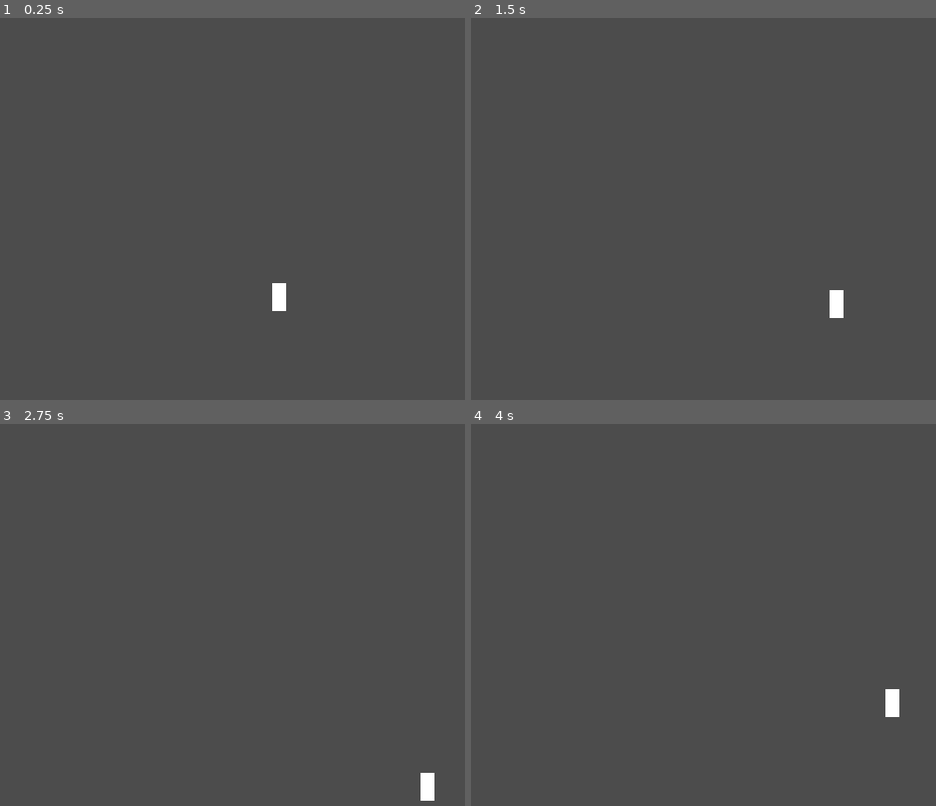
Above: before the commit, frames 1-4 (two rows, left to right).
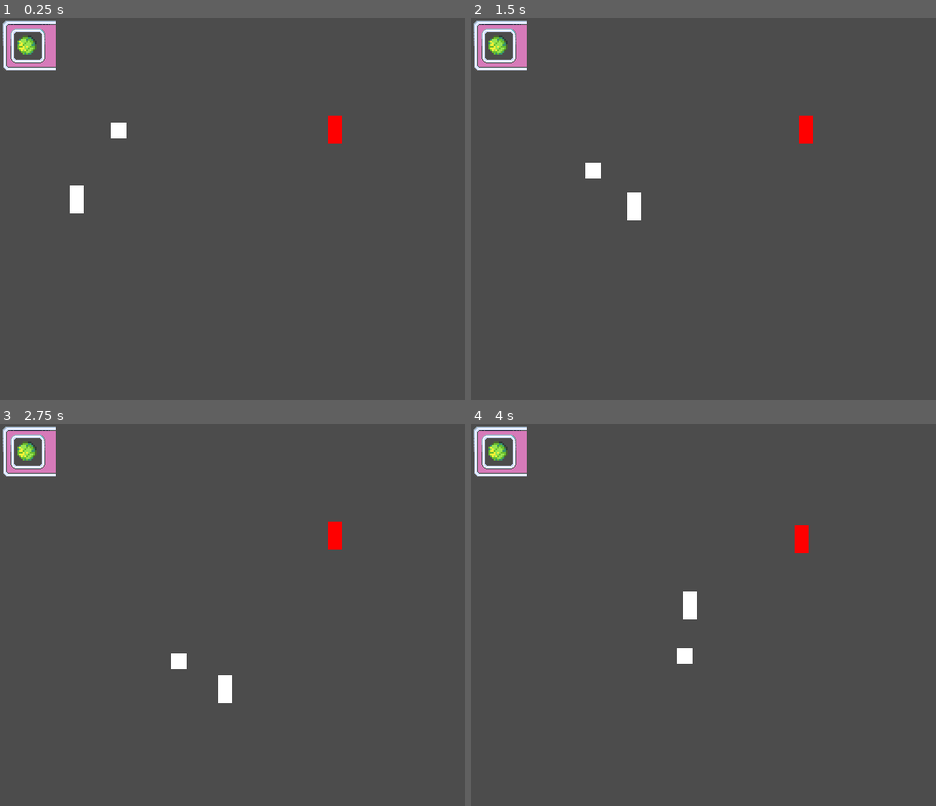
Above: after the commit, the same moments.

Repository: nullportal/dog-and-ball
Game: Godot game, scene res://Game.tscn
Same seed, same stepped clock (60 frames per second), same inputs: the game is played once before the commit and once after it.
Inputs:
- Up to frame 1 (0.25 s): no input
- Up to frame 2 (1.5 s): hold Right (ui_right) 0.53-1.28 s; hold Down (ui_down) from 1.28 s (still down)
- Up to frame 3 (2.75 s): release Down (ui_down) at 2.03 s; hold Right (ui_right) from 2.03 s (still down)
- Up to frame 4 (4 s): release Right (ui_right) at 2.78 s; hold Up (ui_up) 2.78-3.53 s; hold Left (ui_left) from 3.53 s (still down)

The runs differ from the first frame. In frame 1, 1.9% of the frame differs, in the area x 0-74%, y 0-77%; in frame 2, 1.9%; in frame 3, 1.9%; in frame 4, 1.9%.

Commit message:
[CHURN]

Diff:
--- /dev/null
+++ b/AggroArea.tscn
@@ -0,0 +1,10 @@
+[gd_scene load_steps=2 format=2]
+
+[sub_resource type="CircleShape2D" id=2]
+radius = 128.0
+
+[node name="AggroArea" type="Area2D"]
+
+[node name="CollisionShape2D" type="CollisionShape2D" parent="."]
+self_modulate = Color( 1, 0, 0, 0.301961 )
+shape = SubResource( 2 )
--- a/Ball.gd
+++ b/Ball.gd
@@ -12,8 +12,6 @@
 
 enum {
 	THROWN,
-	RISING,  # TODO
-	FALLING, # TODO
 	ROLLING,
 	IDLE,
 }
@@ -21,15 +19,16 @@
 var start_position = Vector2.ZERO
 var velocity = Vector2.ZERO
 var state = IDLE
-var pickupable = null
+var pickupable = false
 var can_pick_up = ['Player', 'Dog']
+var bounces = 0
 
 func _physics_process(delta):
-	if velocity == Vector2.ZERO:
+	if velocity <= Vector2.ZERO:
 		state = IDLE
 	match state:
 		IDLE:
-			pass
+			pickupable = true
 		ROLLING:
 			rolling(delta)
 		THROWN:
@@ -37,7 +36,11 @@
 
 	var collision = move_and_collide(velocity)
 	if collision:
-		assert(false, 'Ball collided with something! (TODO: Handle)')
+		bounce(collision)
+
+func bounce(collision):
+	state = ROLLING
+	velocity = velocity.bounce(collision.normal)
 
 func rolling(delta):
 	pickupable = true
--- a/Ball.tscn
+++ b/Ball.tscn
@@ -1,13 +1,18 @@
-[gd_scene load_steps=4 format=2]
+[gd_scene load_steps=6 format=2]
 
 [ext_resource path="res://Ball.gd" type="Script" id=1]
+[ext_resource path="res://tennis-ball.png" type="Texture" id=2]
 
 [sub_resource type="CircleShape2D" id=1]
 
 [sub_resource type="CircleShape2D" id=2]
 radius = 2.79154
 
+[sub_resource type="CircleShape2D" id=3]
+radius = 1.82828
+
 [node name="Ball" type="KinematicBody2D"]
+collision_layer = 2
 script = ExtResource( 1 )
 __meta__ = {
 "_edit_group_": true
@@ -25,12 +30,10 @@
 [node name="CollisionShape2D" type="CollisionShape2D" parent="Hitbox"]
 shape = SubResource( 2 )
 
-[node name="ColorRect" type="ColorRect" parent="."]
-margin_left = -2.0
-margin_top = -2.0
-margin_right = 2.0
-margin_bottom = 2.0
-__meta__ = {
-"_edit_use_anchors_": false
-}
+[node name="tennis-ball" type="Sprite" parent="."]
+position = Vector2( 0.468885, 0.0790396 )
+texture = ExtResource( 2 )
+
+[node name="CollisionShape2D" type="CollisionShape2D" parent="."]
+shape = SubResource( 3 )
 [connection signal="area_entered" from="PickupableArea" to="." method="_on_PickupArea_area_entered"]
--- a/Dog.gd
+++ b/Dog.gd
@@ -15,11 +15,13 @@
 var velocity = Vector2.ZERO
 
 onready var player = get_node('/root/Game/World/Player')
+onready var noticeArea = $NoticeArea
 onready var pickupArea = $PickupArea
+onready var aggroArea = $AggroArea
 
 var follow_distances = {
 	'Player': 64,
-	'Ball': 8
+	'Ball': 4
 }
 
 func _physics_process(_delta):
@@ -31,7 +33,11 @@
 
 func find_focus():
 	var nodes = get_node('/root/Game/World').get_children()
+	var noticed = noticeArea.get_overlapping_bodies()
+
 	for node in nodes:
+		if !node in noticed:
+			continue
 		if node.name == 'Ball':
 			return node
 		if node.name == 'Player':
@@ -57,6 +63,7 @@
 
 func give(item_name):
 	emit_signal('GIVE_UP', item_name)
+	self.holding_ball = false
 
 func retrieve(item):
 	print(self.name, ' is trying to retrieve ', item)
--- a/Dog.tscn
+++ b/Dog.tscn
@@ -1,14 +1,34 @@
-[gd_scene load_steps=4 format=2]
+[gd_scene load_steps=6 format=2]
 
 [ext_resource path="res://Dog.gd" type="Script" id=1]
 [ext_resource path="res://PickupArea.tscn" type="PackedScene" id=2]
+[ext_resource path="res://AggroArea.tscn" type="PackedScene" id=3]
+[ext_resource path="res://NoticeArea.tscn" type="PackedScene" id=4]
 
-[sub_resource type="RectangleShape2D" id=1]
+[sub_resource type="CapsuleShape2D" id=1]
+radius = 8.209
+height = 0.599792
 
 [node name="Dog" type="KinematicBody2D"]
+collision_mask = 2147483649
 script = ExtResource( 1 )
 
 [node name="CollisionShape2D" type="CollisionShape2D" parent="."]
 shape = SubResource( 1 )
 
+[node name="NoticeArea" parent="." instance=ExtResource( 4 )]
+
 [node name="PickupArea" parent="." instance=ExtResource( 2 )]
+
+[node name="AggroArea" parent="." instance=ExtResource( 3 )]
+visible = false
+scale = Vector2( 0.75, 0.75 )
+
+[node name="ColorRect" type="ColorRect" parent="."]
+margin_left = -9.0
+margin_top = -9.0
+margin_right = 9.0
+margin_bottom = 9.0
+__meta__ = {
+"_edit_use_anchors_": false
+}
--- a/Game.tscn
+++ b/Game.tscn
@@ -1,20 +1,29 @@
-[gd_scene load_steps=5 format=2]
+[gd_scene load_steps=7 format=2]
 
 [ext_resource path="res://Player.tscn" type="PackedScene" id=1]
 [ext_resource path="res://Dog.tscn" type="PackedScene" id=2]
 [ext_resource path="res://World.gd" type="Script" id=3]
 [ext_resource path="res://Game.gd" type="Script" id=4]
+[ext_resource path="res://Zombie.tscn" type="PackedScene" id=5]
+[ext_resource path="res://UI.tscn" type="PackedScene" id=6]
 
 [node name="Game" type="Node"]
 script = ExtResource( 4 )
+
+[node name="UI" parent="." instance=ExtResource( 6 )]
 
 [node name="World" type="Node" parent="."]
 script = ExtResource( 3 )
 
 [node name="Player" parent="World" instance=ExtResource( 1 )]
-position = Vector2( 320, 320 )
+position = Vector2( 88, 208 )
 
 [node name="Dog" parent="World" instance=ExtResource( 2 )]
-position = Vector2( 384, 216 )
+position = Vector2( 152, 104 )
+
+[node name="Zombies" type="YSort" parent="World"]
+
+[node name="Zombie" parent="World/Zombies" instance=ExtResource( 5 )]
+position = Vector2( 384, 128 )
 
 [editable path="World/Player"]
--- /dev/null
+++ b/NoticeArea.tscn
@@ -0,0 +1,10 @@
+[gd_scene load_steps=2 format=2]
+
+[sub_resource type="CircleShape2D" id=2]
+radius = 215.178
+
+[node name="NoticeArea" type="Area2D"]
+
+[node name="CollisionShape2D2" type="CollisionShape2D" parent="."]
+self_modulate = Color( 0.909804, 0.988235, 0, 0.14902 )
+shape = SubResource( 2 )
--- a/Player.tscn
+++ b/Player.tscn
@@ -8,6 +8,7 @@
 height = 12.0
 
 [node name="Player" type="KinematicBody2D"]
+collision_layer = 2
 script = ExtResource( 1 )
 
 [node name="CollisionShape2D" type="CollisionShape2D" parent="."]
@@ -25,6 +26,7 @@
 }
 
 [node name="PickupArea" parent="." instance=ExtResource( 3 )]
+scale = Vector2( 1.15, 1.15 )
 
 [node name="CollisionShape2D" parent="PickupArea" index="0"]
 scale = Vector2( 1.5, 1.5 )
--- /dev/null
+++ b/PlayerUI.tscn
@@ -0,0 +1,21 @@
+[gd_scene load_steps=3 format=2]
+
+[ext_resource path="res://tennis-ball.png" type="Texture" id=1]
+[ext_resource path="res://player-ui.png" type="Texture" id=2]
+
+[node name="PlayerUI" type="Control"]
+anchor_right = 1.0
+anchor_bottom = 1.0
+margin_bottom = -416.0
+__meta__ = {
+"_edit_use_anchors_": false
+}
+
+[node name="player-ui" type="Sprite" parent="."]
+position = Vector2( 32, 32 )
+texture = ExtResource( 2 )
+
+[node name="tennis-ball" type="Sprite" parent="."]
+position = Vector2( 32, 32 )
+scale = Vector2( 2, 2 )
+texture = ExtResource( 1 )
--- /dev/null
+++ b/UI.tscn
@@ -0,0 +1,13 @@
+[gd_scene load_steps=2 format=2]
+
+[ext_resource path="res://PlayerUI.tscn" type="PackedScene" id=1]
+
+[node name="UI" type="Control"]
+anchor_right = 1.0
+anchor_bottom = 1.0
+__meta__ = {
+"_edit_lock_": true,
+"_edit_use_anchors_": false
+}
+
+[node name="PlayerUI" parent="." instance=ExtResource( 1 )]
--- /dev/null
+++ b/Zombie.gd
@@ -0,0 +1,47 @@
+extends KinematicBody2D
+
+export var MAX_SPEED = 16
+
+enum {
+	FOLLOW,
+	WANDER,
+	IDLE,
+}
+
+var focus = null
+var state = FOLLOW
+var velocity = Vector2.ZERO
+
+onready var aggroArea = $AggroArea
+
+var follow_distances = {
+	'Player': 8,
+	'Dog': 8,
+}
+
+func _physics_process(_delta):
+	self.focus = self.find_focus()
+
+	match state:
+		FOLLOW:
+			follow(self.focus)
+
+func find_focus():
+	#var nodes = get_node('/root/Game/World').get_children()
+	var nodes = aggroArea.get_overlapping_bodies()
+	for node in nodes:
+		if node.name == 'Player':
+			return node
+		if node.name == 'Dog':
+			return node
+	return self.focus
+
+func follow(target):
+	if target && state == FOLLOW:
+		var follow_distance = self.follow_distances[target.name]
+		var distance_to_target = self.position.distance_to(target.position)
+		if distance_to_target <= follow_distance:
+			return
+
+		velocity = position.direction_to(target.position) * MAX_SPEED
+		velocity = move_and_slide(velocity)
--- /dev/null
+++ b/Zombie.tscn
@@ -0,0 +1,35 @@
+[gd_scene load_steps=5 format=2]
+
+[ext_resource path="res://Zombie.gd" type="Script" id=1]
+[ext_resource path="res://AggroArea.tscn" type="PackedScene" id=2]
+
+[sub_resource type="CapsuleShape2D" id=1]
+radius = 8.0
+height = 12.0
+
+[sub_resource type="CircleShape2D" id=2]
+radius = 24.0
+
+[node name="Zombie" type="KinematicBody2D"]
+script = ExtResource( 1 )
+
+[node name="CollisionShape2D" type="CollisionShape2D" parent="."]
+shape = SubResource( 1 )
+
+[node name="AggroArea" parent="." instance=ExtResource( 2 )]
+
+[node name="AttackArea" type="Area2D" parent="."]
+
+[node name="CollisionShape2D" type="CollisionShape2D" parent="AttackArea"]
+self_modulate = Color( 1, 0, 0, 1 )
+shape = SubResource( 2 )
+
+[node name="ColorRect" type="ColorRect" parent="."]
+margin_left = -8.0
+margin_top = -16.0
+margin_right = 8.0
+margin_bottom = 16.0
+color = Color( 1, 0, 0, 1 )
+__meta__ = {
+"_edit_use_anchors_": false
+}
--- a/project.godot
+++ b/project.godot
@@ -19,15 +19,18 @@
 run/main_scene="res://Game.tscn"
 config/icon="res://icon.png"
 
+[debug]
+
+settings/fps/force_fps=60
+
 [display]
 
 window/size/width=640
 window/size/height=480
 window/size/resizable=false
-window/size/borderless=true
-window/size/fullscreen=true
 window/size/test_width=640
 window/size/test_height=480
+window/vsync/use_vsync=false
 window/stretch/mode="2d"
 window/stretch/aspect="keep"
 
@@ -97,6 +100,10 @@
 2d_physics/layer_2="player"
 2d_physics/layer_3="ball"
 
+[logging]
+
+file_logging/enable_file_logging=true
+
 [physics]
 
 2d/cell_size=32
@@ -105,6 +112,8 @@
 
 [rendering]
 
+quality/2d/use_pixel_snap=true
+quality/filters/anisotropic_filter_level=1
 environment/default_environment="res://default_env.tres"
 
 [world]
Not shown, added: .mono/assemblies/Debug/GodotSharp.xml
Not shown, added: .mono/assemblies/Debug/GodotSharpEditor.xml
Not shown, added: .mono/assemblies/Debug/api_hash_cache.cfg
Binary file added: player-ui.png
Not shown, added: player-ui.png.import
Binary file added: tennis-ball.png
Not shown, added: tennis-ball.png.import
Not shown, added: .mono/assemblies/Debug/GodotSharp.dll
Not shown, added: .mono/assemblies/Debug/GodotSharp.pdb
Not shown, added: .mono/assemblies/Debug/GodotSharpEditor.dll
Not shown, added: .mono/assemblies/Debug/GodotSharpEditor.pdb
